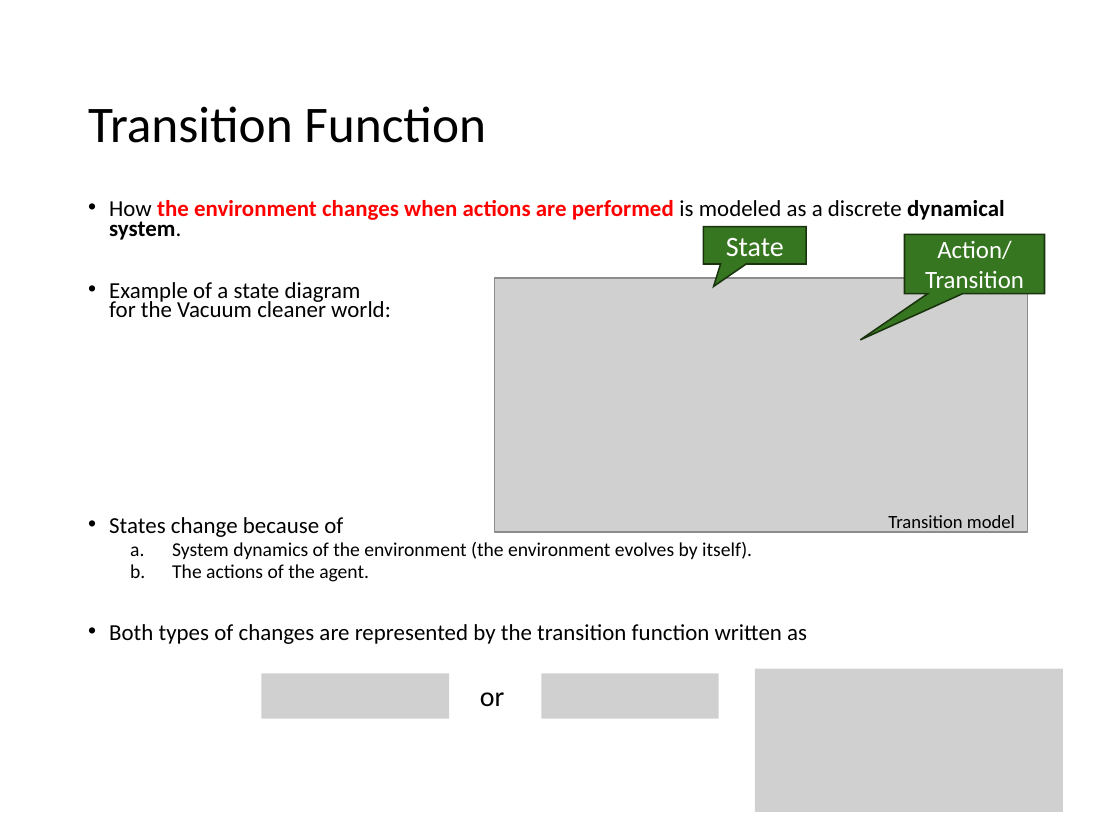
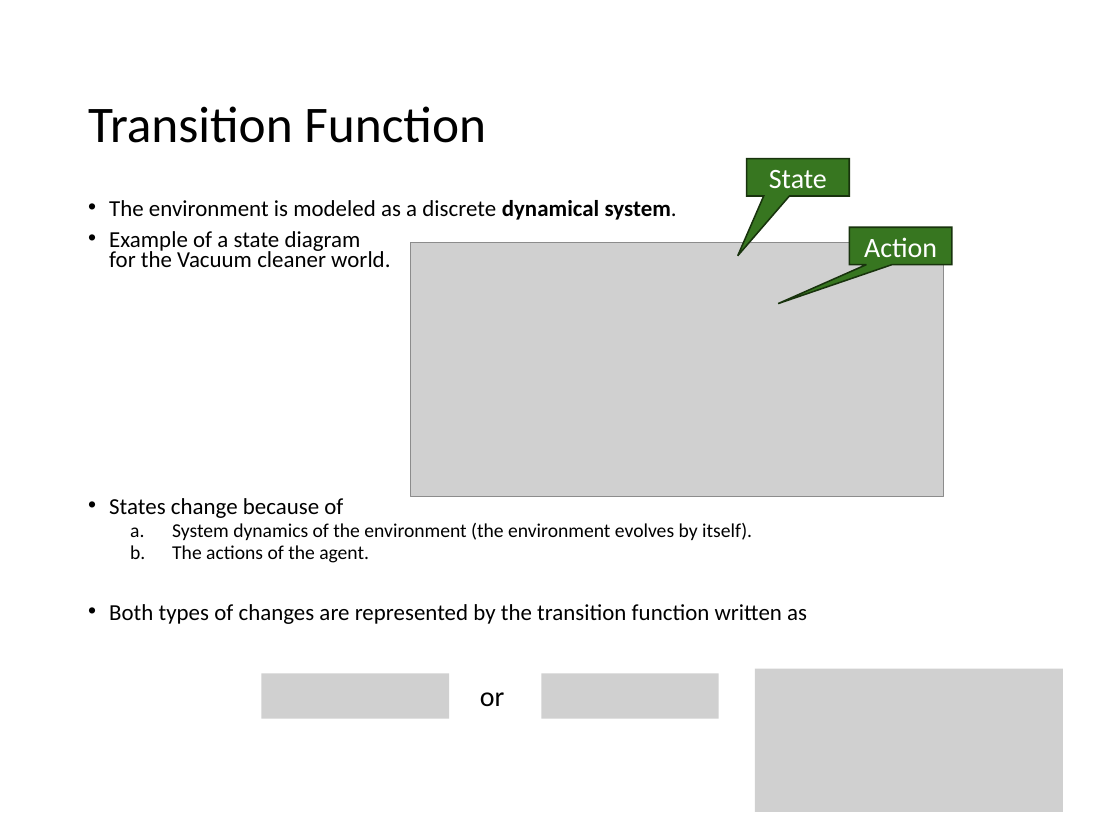
Before and after one commit to mhahsler/Introduction_to_Artificial_Intelligence, a slide deck: slide 21 of slides/discussion/02_agents_discussion.pptx (slide 29 before the commit). Drawn at 1120x840 pixels with LibreOffice and Linux fonts; fonts in the diff are those of the drawing; grey boxes stand for pictures. Boxes give left, top, right and bottom in pixels: in the first picture for what was removed or moved away, otherwise in the second. Text is boxed around its words. In the diff, an @@ line names an element or a change of style, - is before the commit and + after.

```diff
--- a/slides/discussion/02_agents_discussion.pptx
+++ b/slides/discussion/02_agents_discussion.pptx
@@ speech box "State": place and size @@
-speech box "State" at bbox=[703, 226, 806, 263]
+speech box "State" at bbox=[747, 159, 850, 196]
@@ speech box "State" at bbox=[747, 159, 850, 196]: proportions changed @@
@@ text at bbox=[109, 200, 677, 267]: text changed @@
-• How the environment changes when actions are performed is modeled as a discrete dynamical system.
-• Example of a state diagram
-  for the Vacuum cleaner world:
+• The environment is modeled as a discrete dynamical system.
+• Example of a state diagram
+  for the Vacuum cleaner world.
@@ speech box "Action" at bbox=[849, 227, 952, 264]: proportions changed @@
@@ speech box "Action": place and size @@
-speech box "Action" at bbox=[905, 234, 1045, 293]
+speech box "Action" at bbox=[849, 227, 952, 264]
@@ text in speech box at bbox=[864, 237, 937, 257]: text changed; size 16 to 18 pt @@
-Action/
-Transition
+Action
@@ picture: place and size @@
-picture at bbox=[495, 278, 1028, 532]
+picture at bbox=[411, 243, 944, 497]
@@ text removed at bbox=[888, 515, 1015, 533] @@
-Transition model
```
Also in this commit, not shown: 10 other slides changed, 11 slides added, 31 slides removed, 1 other file.
